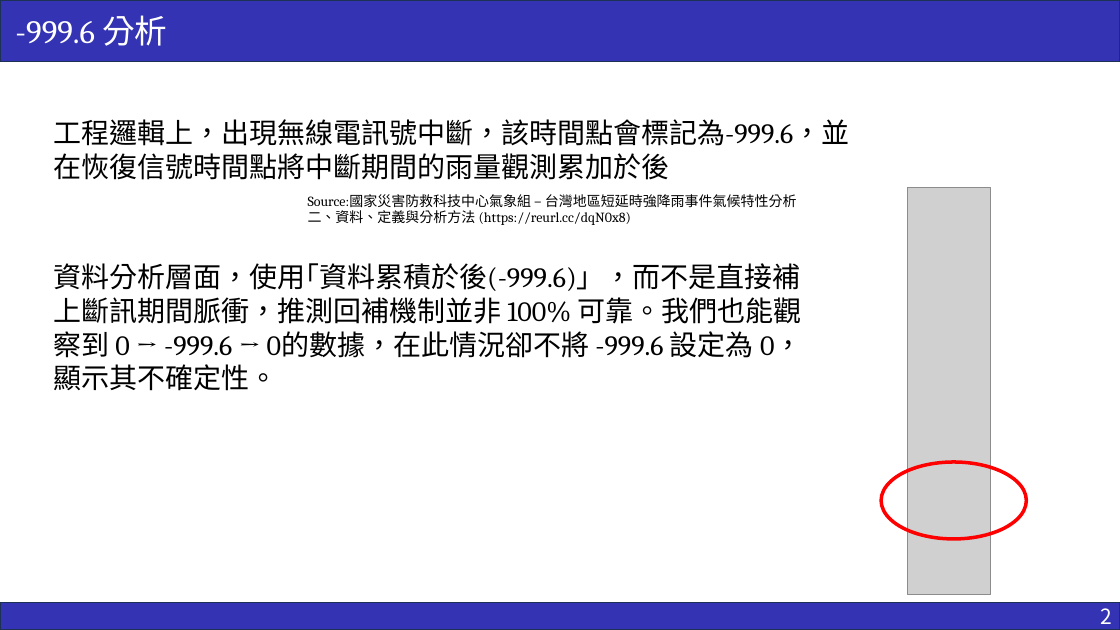
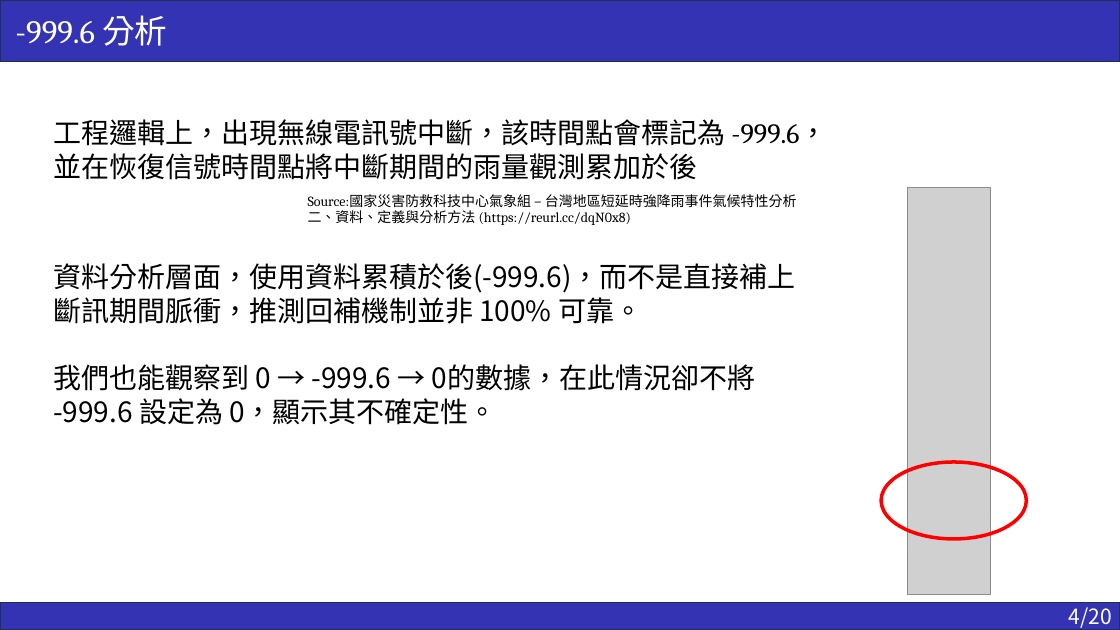
Before and after one commit to ricki0313/rainfall_practice, a slide deck: slide 5 of report/rainfall_report.pptx. Drawn at 1120x630 pixels with LibreOffice and Linux fonts; fonts in the diff are those of the drawing; grey boxes stand for pictures. Boxes give left, top, right and bottom in pixels: in the first picture for what was removed or moved away, otherwise in the second. Text is boxed around its words. In the diff, an @@ line names an element or a change of style, - is before the commit and + after.

Commit message:
ppt_0209

```diff
--- a/report/rainfall_report.pptx
+++ b/report/rainfall_report.pptx
@@ text at bbox=[53, 119, 827, 180]: spaces changed @@
-工程邏輯上，出現無線電訊號中斷，該時間點會標記為-999.6，並在恢復信號時間點將中斷期間的雨量觀測累加於後
+工程邏輯上，出現無線電訊號中斷，該時間點會標記為 -999.6，並在恢復信號時間點將中斷期間的雨量觀測累加於後
@@ text at bbox=[53, 263, 796, 425]: text changed @@
-資料分析層面，使用｢資料累積於後(-999.6)」，而不是直接補上斷訊期間脈衝，推測回補機制並非 100% 可靠。我們也能觀察到 0 → -999.6 → 0的數據，在此情況卻不將 -999.6 設定為 0，顯示其不確定性。
+資料分析層面，使用資料累積於後(-999.6)，而不是直接補上斷訊期間脈衝，推測回補機制並非 100% 可靠。
+我們也能觀察到 0 → -999.6 → 0的數據，在此情況卻不將 -999.6 設定為 0，顯示其不確定性。
@@ text in rectangle at bbox=[1069, 607, 1112, 628]: text changed @@
-2
+4/20
```
Also in this commit, not shown: 15 other slides changed, 5 slides added, 1 slide removed, 4 other files.
